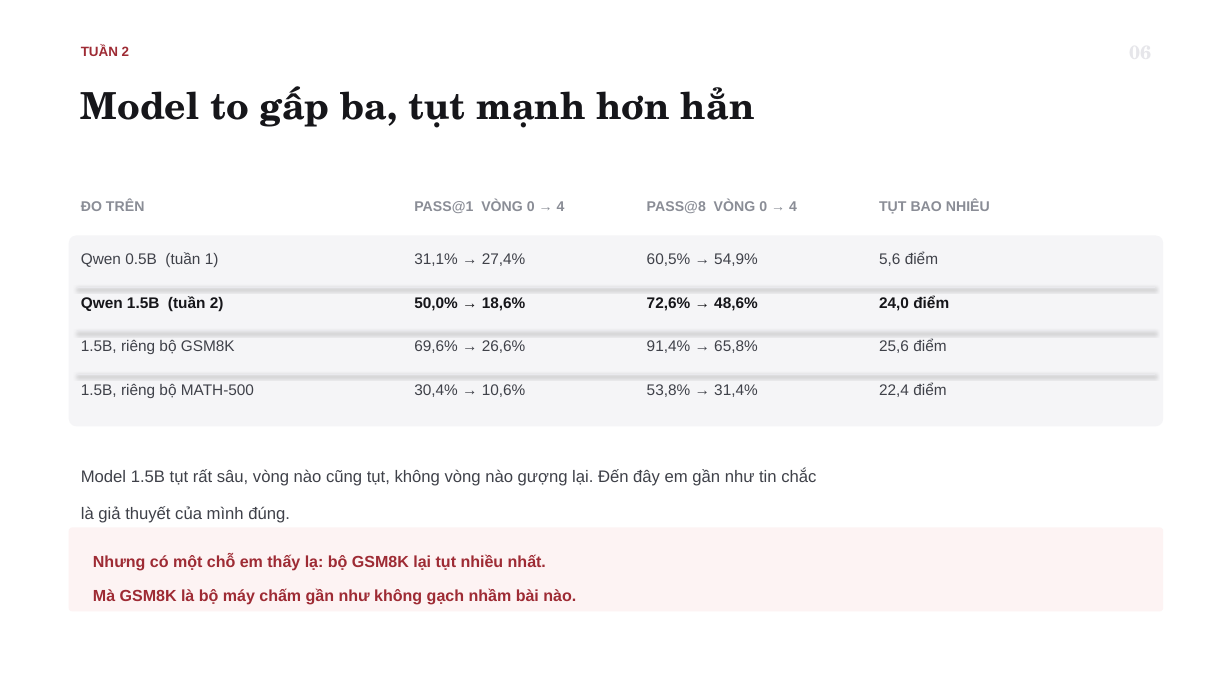
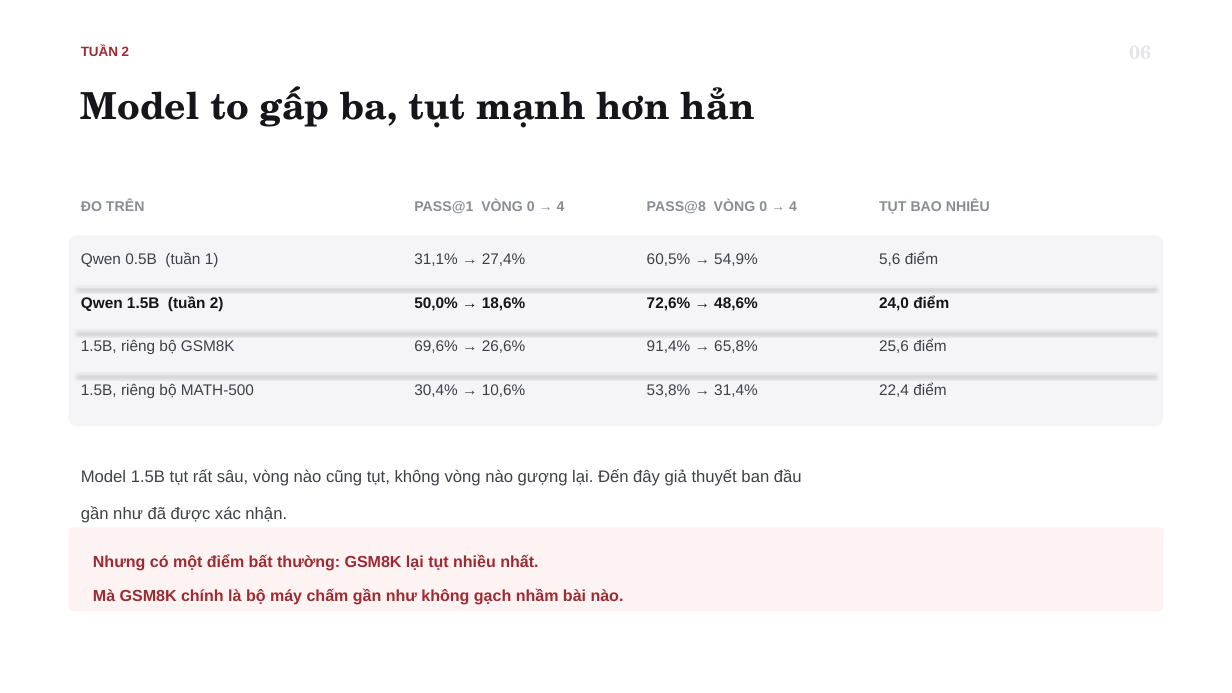
Before and after one commit to tsan2711/DACNTT_2026, a slide deck: slide 7 of BaoCaoTienDo_Tuan1-3_52300057_52300006.pptx. Drawn at 1232x693 pixels with LibreOffice and Linux fonts; fonts in the diff are those of the drawing. Boxes give left, top, right and bottom in pixels: in the first picture for what was removed or moved away, otherwise in the second. Text is boxed around its words. In the diff, an @@ line names an element or a change of style, - is before the commit and + after.

```diff
--- a/BaoCaoTienDo_Tuan1-3_52300057_52300006.pptx
+++ b/BaoCaoTienDo_Tuan1-3_52300057_52300006.pptx
@@ text at (81,469,802,523): text changed @@
-Model 1.5B tụt rất sâu, vòng nào cũng tụt, không vòng nào gượng lại. Đến đây em gần như tin chắc
-là giả thuyết của mình đúng.
+Model 1.5B tụt rất sâu, vòng nào cũng tụt, không vòng nào gượng lại. Đến đây giả thuyết ban đầu
+gần như đã được xác nhận.
@@ text at (93,554,624,605): text changed @@
-Nhưng có một chỗ em thấy lạ: bộ GSM8K lại tụt nhiều nhất.
-Mà GSM8K là bộ máy chấm gần như không gạch nhầm bài nào.
+Nhưng có một điểm bất thường: GSM8K lại tụt nhiều nhất.
+Mà GSM8K chính là bộ máy chấm gần như không gạch nhầm bài nào.
```
Also in this commit, not shown: 15 other slides changed, 1 slide added, 2 other files.
